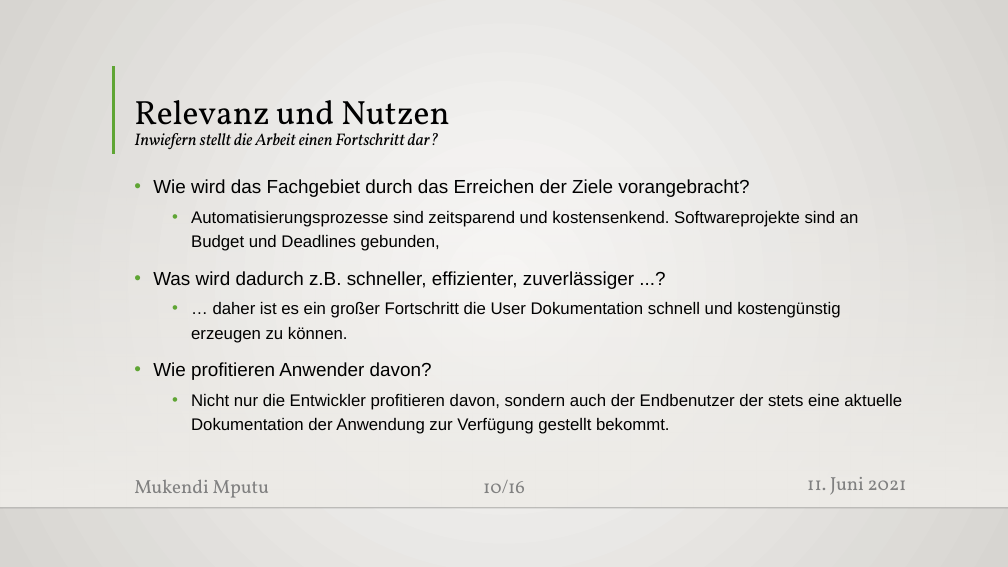
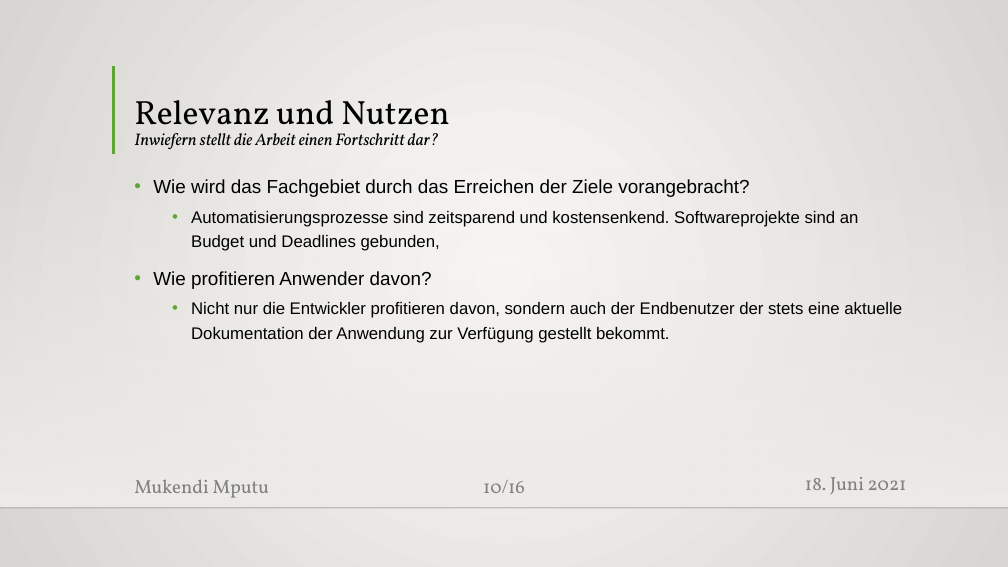
Before and after one commit to MukendiMputu/BachelorThesis, a slide deck: slide 10 of Proposalvortrag.pptx. Drawn at 1008x567 pixels with LibreOffice and Linux fonts; fonts in the diff are those of the drawing; background and template pictures are left out. Boxes give left, top, right and bottom in pixels: in the first picture for what was removed or moved away, otherwise in the second. Text is boxed around its words. In the diff, an @@ line names an element or a change of style, - is before the commit and + after.

```diff
--- a/Proposalvortrag.pptx
+++ b/Proposalvortrag.pptx
@@ text at [153,271,840,343]: paragraphs removed @@
-• Was wird dadurch z.B. schneller, effizienter, zuverlässiger ...?
-  • … daher ist es ein großer Fortschritt die User Dokumentation schnell und kostengünstig erzeugen zu können.
@@ text at [805,477,907,495]: text changed @@
-11. Juni 2021
+18. Juni 2021
```
Also in this commit, not shown: 13 other slides changed, 3 slides added, 2 slides removed, 1 other file.
